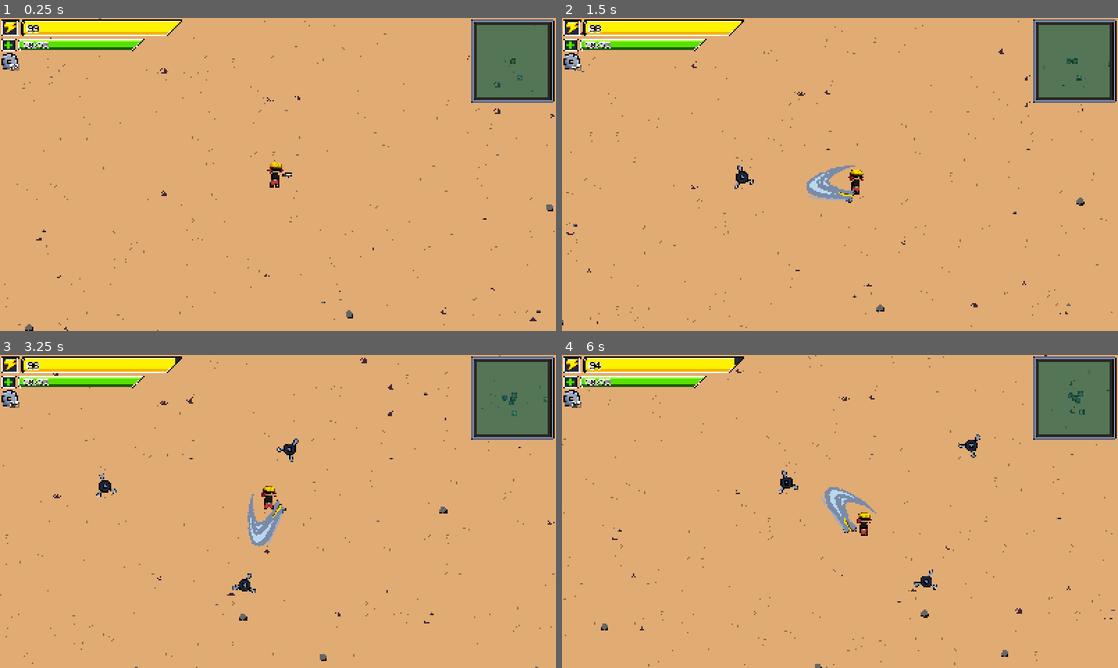
Above: before the commit, frames 1-4 (two rows, left to right).
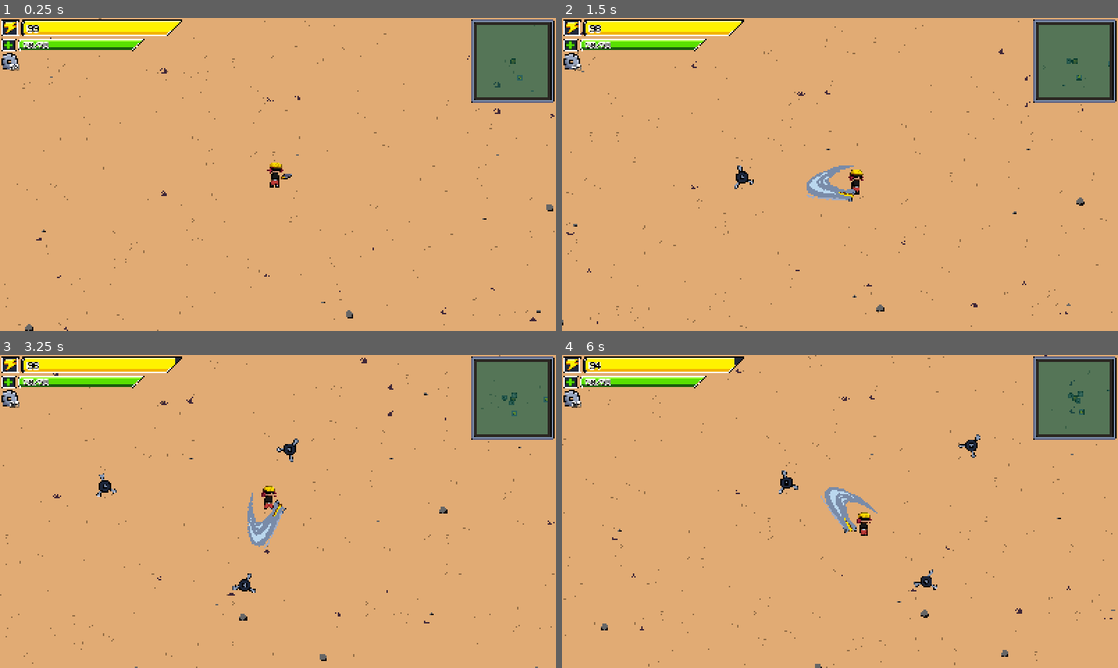
Above: after the commit, the same moments.

Repository: Crash-Out-Engine/NUS-Orbital-2025
Game: Godot game, scene res://scenes/game.tscn
The game is run twice, just before and just after one commit, with the same random seed, the same clock (stepped at 60 frames per second) and the same inputs.
Inputs (mouse positions are in pixels of both pictures, inside the frame that each line leads up to):
- Up to frame 1 (0.25 s): no input
- Up to frame 2 (1.5 s): move the mouse to (962, 158) at 0.52 s; hold D (right) 0.53-1.28 s; hold Shift (add turret) 0.53-1.28 s; right-click (962, 158) at 0.8 s; move the mouse to (728, 190) at 1.27 s; hold S (down) from 1.28 s (still down); right-click (728, 190) at 1.35 s
- Up to frame 3 (3.25 s): click (166, 527) at 1.55 s; move the mouse to (333, 442) at 2.02 s; release S (down) at 2.03 s; press the mouse at (333, 442) at 2.03 s; hold D (right) 2.03-2.78 s; tap Shift (add turret) at 2.3, 2.85 s; move the mouse to (250, 574) at 2.77 s; release the mouse at (250, 574) at 2.78 s; hold W (up) from 2.78 s (still down); right-click (250, 574) at 3.05 s
- Up to frame 4 (6 s): move the mouse to (1006, 558) at 3.52 s; release W (up) at 3.53 s; hold Right mouse button (melee) 3.53-4.28 s; hold A (left) 3.53-5.03 s; click (1006, 558) at 3.8 s; move the mouse to (673, 464) at 4.27 s; click (673, 464) at 4.35 s; tap Shift (add turret) at 4.55 s; move the mouse to (867, 511) at 5.02 s; hold S (down) 5.03-5.78 s; hold Shift (add turret) 5.03-5.78 s; right-click (867, 511) at 5.3 s; move the mouse to (756, 433) at 5.77 s; hold D (right) from 5.78 s (still down); right-click (756, 433) at 5.85 s

The runs differ from the first frame. In frame 1, less than 0.1% of the frame differs, in the area x 50-53%, y 49-52%; in frame 2, less than 0.1%; in frame 3, less than 0.1%; in frame 4, less than 0.1%, in the area x 46-57%, y 42-57%.

Commit message:
feat: allow melee to auto fire with pressed key
- implement melee auto fire according to issue #44
- refactor melee attack
- refactor hand sprites
- fix hand action swapping
- fix bullet generation not matching gun visuals

Diff:
--- a/scenes/player.tscn
+++ b/scenes/player.tscn
@@ -1,9 +1,8 @@
-[gd_scene load_steps=66 format=3 uid="uid://ytw0s5xnqwvt"]
+[gd_scene load_steps=67 format=3 uid="uid://ytw0s5xnqwvt"]
 
 [ext_resource type="Script" uid="uid://c8f8kowfp34yp" path="res://scripts/player_scene/player.gd" id="1_f1ej7"]
 [ext_resource type="Script" uid="uid://cndl5nak0qpxp" path="res://scripts/properties/movement_prop.gd" id="2_g2els"]
 [ext_resource type="Texture2D" uid="uid://dvanyjoqcolwr" path="res://assets/sprites/player_spritesheet.png" id="2_y4r1p"]
-[ext_resource type="Texture2D" uid="uid://d3irto6bnhwwx" path="res://assets/sprites/playergun_spritesheet.png" id="3_d2wvv"]
 [ext_resource type="Script" uid="uid://bg2iinlcp53aa" path="res://scripts/properties/health_prop.gd" id="3_qhqgy"]
 [ext_resource type="Script" uid="uid://wwqkkrfhwiyn" path="res://scripts/components/hitbox_comp.gd" id="4_dqkch"]
 [ext_resource type="Script" uid="uid://cwdm3dvyba0l3" path="res://scripts/properties/ranged_cooldown_prop.gd" id="6_tuyoq"]
@@ -27,6 +26,8 @@
 [ext_resource type="Script" uid="uid://cr0bo4trqg3j1" path="res://scripts/effects/effect_base.gd" id="19_a38lo"]
 [ext_resource type="Script" uid="uid://dve6ix5ogwfw" path="res://scripts/properties/melee_damage_prop.gd" id="19_i4ail"]
 [ext_resource type="Script" uid="uid://2fh28xow6f1j" path="res://scripts/effects/health_effect.gd" id="20_4ni07"]
+[ext_resource type="Texture2D" uid="uid://qffoquvsdmfp" path="res://assets/sprites/playerhand_spritesheet.png" id="22_pf23h"]
+[ext_resource type="Texture2D" uid="uid://cai86xvs48gye" path="res://assets/sprites/gunblast_spritesheet.png" id="23_pf23h"]
 
 [sub_resource type="CapsuleShape2D" id="CapsuleShape2D_g2els"]
 radius = 5.0
@@ -86,6 +87,34 @@
 "update": 1,
 "values": [false, true, false]
 }
+tracks/4/type = "method"
+tracks/4/imported = false
+tracks/4/enabled = true
+tracks/4/path = NodePath("../Properties/MeleeCooldownProp")
+tracks/4/interp = 1
+tracks/4/loop_wrap = true
+tracks/4/keys = {
+"times": PackedFloat32Array(0.3),
+"transitions": PackedFloat32Array(1),
+"values": [{
+"args": [],
+"method": &"do_melee"
+}]
+}
+tracks/5/type = "method"
+tracks/5/imported = false
+tracks/5/enabled = true
+tracks/5/path = NodePath("../Properties/MeleeCooldownProp2")
+tracks/5/interp = 1
+tracks/5/loop_wrap = true
+tracks/5/keys = {
+"times": PackedFloat32Array(0.3),
+"transitions": PackedFloat32Array(1),
+"values": [{
+"args": [],
+"method": &"do_melee"
+}]
+}
 
 [sub_resource type="AnimationLibrary" id="AnimationLibrary_l71n6"]
 _data = {
@@ -222,60 +251,60 @@
 "speed": 12.0
 }]
 
-[sub_resource type="AtlasTexture" id="AtlasTexture_4ni07"]
-atlas = ExtResource("3_d2wvv")
-region = Rect2(15, 0, 15, 9)
-
-[sub_resource type="AtlasTexture" id="AtlasTexture_l71n6"]
-atlas = ExtResource("3_d2wvv")
-region = Rect2(30, 0, 15, 9)
-
-[sub_resource type="AtlasTexture" id="AtlasTexture_ke2ow"]
-atlas = ExtResource("3_d2wvv")
-region = Rect2(45, 0, 15, 9)
-
-[sub_resource type="AtlasTexture" id="AtlasTexture_ujl30"]
-atlas = ExtResource("3_d2wvv")
-region = Rect2(60, 0, 15, 9)
-
-[sub_resource type="AtlasTexture" id="AtlasTexture_31cv2"]
-atlas = ExtResource("3_d2wvv")
-region = Rect2(0, 0, 15, 9)
-
-[sub_resource type="AtlasTexture" id="AtlasTexture_pf23h"]
-atlas = ExtResource("3_d2wvv")
-region = Rect2(9, 9, 64, 47)
-
 [sub_resource type="AtlasTexture" id="AtlasTexture_dt7fs"]
-atlas = ExtResource("3_d2wvv")
-region = Rect2(73, 9, 64, 47)
+atlas = ExtResource("22_pf23h")
+region = Rect2(0, 46, 64, 46)
 
 [sub_resource type="AtlasTexture" id="AtlasTexture_wqfne"]
-atlas = ExtResource("3_d2wvv")
-region = Rect2(9, 56, 64, 47)
+atlas = ExtResource("22_pf23h")
+region = Rect2(0, 92, 64, 46)
 
 [sub_resource type="AtlasTexture" id="AtlasTexture_wnwbv"]
-atlas = ExtResource("3_d2wvv")
-region = Rect2(73, 56, 64, 47)
+atlas = ExtResource("22_pf23h")
+region = Rect2(0, 138, 64, 46)
 
 [sub_resource type="AtlasTexture" id="AtlasTexture_gl8cc"]
-atlas = ExtResource("3_d2wvv")
-region = Rect2(0, 9, 9, 18)
+atlas = ExtResource("22_pf23h")
+region = Rect2(0, 184, 64, 46)
+
+[sub_resource type="AtlasTexture" id="AtlasTexture_jc3p3"]
+atlas = ExtResource("22_pf23h")
+region = Rect2(0, 0, 64, 46)
+
+[sub_resource type="AtlasTexture" id="AtlasTexture_4gjji"]
+atlas = ExtResource("22_pf23h")
+region = Rect2(64, 46, 64, 46)
+
+[sub_resource type="AtlasTexture" id="AtlasTexture_u2ulf"]
+atlas = ExtResource("22_pf23h")
+region = Rect2(64, 92, 64, 46)
+
+[sub_resource type="AtlasTexture" id="AtlasTexture_6e8lb"]
+atlas = ExtResource("22_pf23h")
+region = Rect2(64, 138, 64, 46)
+
+[sub_resource type="AtlasTexture" id="AtlasTexture_2gdjj"]
+atlas = ExtResource("22_pf23h")
+region = Rect2(64, 184, 64, 46)
+
+[sub_resource type="AtlasTexture" id="AtlasTexture_sc3ue"]
+atlas = ExtResource("22_pf23h")
+region = Rect2(64, 0, 64, 46)
 
 [sub_resource type="SpriteFrames" id="SpriteFrames_pf23h"]
 animations = [{
 "frames": [{
 "duration": 1.0,
-"texture": SubResource("AtlasTexture_4ni07")
-}, {
-"duration": 1.0,
-"texture": SubResource("AtlasTexture_l71n6")
-}, {
-"duration": 1.0,
-"texture": SubResource("AtlasTexture_ke2ow")
-}, {
-"duration": 1.0,
-"texture": SubResource("AtlasTexture_ujl30")
+"texture": SubResource("AtlasTexture_dt7fs")
+}, {
+"duration": 1.0,
+"texture": SubResource("AtlasTexture_wqfne")
+}, {
+"duration": 1.0,
+"texture": SubResource("AtlasTexture_wnwbv")
+}, {
+"duration": 1.0,
+"texture": SubResource("AtlasTexture_gl8cc")
 }],
 "loop": false,
 "name": &"gun_fire",
@@ -283,7 +312,7 @@
 }, {
 "frames": [{
 "duration": 1.0,
-"texture": SubResource("AtlasTexture_31cv2")
+"texture": SubResource("AtlasTexture_jc3p3")
 }],
 "loop": false,
 "name": &"gun_idle",
@@ -291,16 +320,16 @@
 }, {
 "frames": [{
 "duration": 1.0,
-"texture": SubResource("AtlasTexture_pf23h")
-}, {
-"duration": 1.0,
-"texture": SubResource("AtlasTexture_dt7fs")
-}, {
-"duration": 1.0,
-"texture": SubResource("AtlasTexture_wqfne")
-}, {
-"duration": 1.0,
-"texture": SubResource("AtlasTexture_wnwbv")
+"texture": SubResource("AtlasTexture_4gjji")
+}, {
+"duration": 1.0,
+"texture": SubResource("AtlasTexture_u2ulf")
+}, {
+"duration": 1.0,
+"texture": SubResource("AtlasTexture_6e8lb")
+}, {
+"duration": 1.0,
+"texture": SubResource("AtlasTexture_2gdjj")
 }],
 "loop": false,
 "name": &"melee_fire",
@@ -308,7 +337,7 @@
 }, {
 "frames": [{
 "duration": 1.0,
-"texture": SubResource("AtlasTexture_gl8cc")
+"texture": SubResource("AtlasTexture_sc3ue")
 }],
 "loop": false,
 "name": &"melee_idle",
@@ -316,16 +345,16 @@
 }]
 
 [sub_resource type="AtlasTexture" id="AtlasTexture_487ah"]
-atlas = ExtResource("3_d2wvv")
-region = Rect2(89, 0, 15, 5)
+atlas = ExtResource("23_pf23h")
+region = Rect2(0, 0, 15, 7)
 
 [sub_resource type="AtlasTexture" id="AtlasTexture_md1ol"]
-atlas = ExtResource("3_d2wvv")
-region = Rect2(104, 0, 15, 5)
+atlas = ExtResource("23_pf23h")
+region = Rect2(15, 0, 15, 7)
 
 [sub_resource type="AtlasTexture" id="AtlasTexture_bj30b"]
-atlas = ExtResource("3_d2wvv")
-region = Rect2(119, 0, 15, 5)
+atlas = ExtResource("23_pf23h")
+region = Rect2(30, 0, 15, 7)
 
 [sub_resource type="SpriteFrames" id="SpriteFrames_jc3p3"]
 animations = [{
@@ -406,8 +435,9 @@
 script = ExtResource("4_dqkch")
 team = 1
 
-[node name="RangedComp" type="Node2D" parent="Components" node_paths=PackedStringArray("barrel", "ranged_cooldown")]
+[node name="RangedComp" type="Node2D" parent="Components" node_paths=PackedStringArray("player", "barrel", "ranged_cooldown")]
 script = ExtResource("7_smehm")
+player = NodePath("../..")
 active = true
 barrel = NodePath("Barrel")
 ranged_cooldown = NodePath("../../Properties/RangedCooldownProp")
@@ -471,7 +501,7 @@
 [node name="GunSprite" type="AnimatedSprite2D" parent="Visuals"]
 sprite_frames = SubResource("SpriteFrames_pf23h")
 animation = &"gun_fire"
-offset = Vector2(14.5, 1.5)
+offset = Vector2(28.5, 1.5)
 
 [node name="GunBlastSprite" type="AnimatedSprite2D" parent="Visuals/GunSprite"]
 sprite_frames = SubResource("SpriteFrames_jc3p3")
--- a/scripts/components/ranged_player_comp.gd
+++ b/scripts/components/ranged_player_comp.gd
@@ -1,11 +1,14 @@
 class_name RangedPlayerComp
 extends RangedBaseComp
+
+@export var player : Player
 
 const _BULLET_SCENE = preload("res://scenes/bullet.tscn")
 
 
 func _physics_process(_delta: float) -> void:
-	look_at(get_global_mouse_position())
+	if !player.hand_locked:
+		look_at(get_global_mouse_position())
 
 	if !active or !ranged_cooldown.can_ranged():
 		return
--- a/scripts/game_scene/ui/hud_map.gd
+++ b/scripts/game_scene/ui/hud_map.gd
@@ -31,7 +31,7 @@
 	if node is Turret:
 		icon.frame = 0
 		icon.set_map([-1, Turret.State.PLANNED, Turret.State.OPERATIONAL], [0, 3, 4])
-		node.state_changed.connect(func(from, to): icon.swap_icon(to))
+		node.state_changed.connect(func(_from, to): icon.swap_icon(to))
 		return icon
 	return null
 
--- a/scripts/game_scene/ui/map_icon.gd
+++ b/scripts/game_scene/ui/map_icon.gd
@@ -9,7 +9,6 @@
 	output_map = o
 
 func swap_icon(value) -> void:
-	print(value)
 	for i in range(1, input_map.size()):
 		if input_map[i] == value:
 			frame = output_map[i]
--- a/scripts/player_scene/player.gd
+++ b/scripts/player_scene/player.gd
@@ -12,7 +12,8 @@
 	HOLDING_GUN,
 	FIRING_GUN,
 	HOLDING_WRENCH,
-	FIRING_WRENCH
+	FIRING_WRENCH,
+	PLANNING_WRENCH
 }
 
 const KNOCKBACK_DURATION = 0.5
@@ -28,6 +29,7 @@
 @export var melee_cooldown: MeleeCooldownProp
 
 var hand_action = Hand.HOLDING_GUN
+var hand_locked: bool = false
 var direction: Callable = func(_delta: float) -> Vector2:
 	return Vector2(
 		Input.get_axis("left", "right"),
@@ -60,23 +62,37 @@
 
 
 func _physics_process(_delta: float) -> void:
-	if Input.is_action_just_pressed("shoot"):
-		if (hand_action == Hand.HOLDING_GUN):
+	if Input.is_action_pressed("shoot"):
+		if hand_action == Hand.HOLDING_GUN:
 			hand_action = Hand.FIRING_GUN
 			ranged.active = true
 
 	if Input.is_action_just_released("shoot"):
-		ranged.active = false
-		hand_action = Hand.HOLDING_GUN
+		if hand_action == Hand.FIRING_GUN:
+			ranged.active = false
+			hand_action = Hand.HOLDING_GUN
 
 	if Input.is_action_just_pressed("melee"):
 		if hand_action == Hand.HOLDING_GUN and melee_cooldown.can_melee():
 			hand_action = Hand.FIRING_WRENCH
 			melee_player.play("melee_attack")
 			visuals.play_melee_fire()
+			hand_locked = true
+
+	if Input.is_action_pressed("melee"):
+		if (hand_action == Hand.HOLDING_WRENCH or hand_action == Hand.HOLDING_GUN) and melee_cooldown.can_melee():
+			melee_player.play("melee_attack")
+			visuals.play_melee_fire()
+			hand_locked = true
+
+	if Input.is_action_just_released("melee"):
+		if !hand_locked and hand_action == Hand.HOLDING_WRENCH:
+			hand_action = Hand.HOLDING_GUN
 
 	if Input.is_action_just_pressed("add turret"):
-		hand_action = Hand.HOLDING_WRENCH
+		hand_action = Hand.PLANNING_WRENCH
+		ranged.active = false
+		hand_locked = false
 		current_turret = _TURRET_SCENE.instantiate()
 		current_turret.global_position = get_global_mouse_position()
 		current_turret.player = self
@@ -133,4 +149,8 @@
 	knockback = KNOCKBACK_AMOUNT
 
 func _on_visuals_melee_finished() -> void:
-	hand_action = Hand.HOLDING_GUN
+	if Input.is_action_pressed("melee"):
+		hand_action = Hand.HOLDING_WRENCH
+	else:
+		hand_action = Hand.HOLDING_GUN
+	hand_locked = false
--- a/scripts/player_scene/visuals.gd
+++ b/scripts/player_scene/visuals.gd
@@ -39,18 +39,21 @@
 			player_sprite.modulate.v = 1
 
 	# gun_sprite processes
-	if !hand_locked:
+	if !player.hand_locked:
 		gun_sprite.look_at(get_global_mouse_position())
 		gun_sprite.scale.y = -1 if get_global_mouse_position().x < player_ranged.global_position.x else 1
 
 
 func _physics_process(_delta: float) -> void:
+	if Input.is_action_just_released("melee"):
+		if !player.hand_locked and gun_sprite.animation == "melee_idle" and player.hand_action == player.Hand.HOLDING_WRENCH:
+			gun_sprite.play("gun_idle")
+
 	if Input.is_action_just_pressed("add turret"):
 		gun_sprite.play("melee_idle")
 
 	if Input.is_action_just_released("add turret"):
 		gun_sprite.play("gun_idle")
-
 
 func play_gun_fire(_bullet):
 	gun_sprite.sprite_frames.set_animation_speed("gun_fire", 4.0 / player_ranged.ranged_cooldown.value)
@@ -59,11 +62,9 @@
 
 
 func play_melee_fire():
-	player_melee.look_at(get_global_mouse_position())
-	player_repair.look_at(get_global_mouse_position())
-	gun_sprite.offset.x = 28.5 # HACK: prefer to adjust sprite offset in spritesheet instead
+	player_melee.rotation = gun_sprite.rotation
+	player_repair.rotation = gun_sprite.rotation
 	gun_sprite.play("melee_fire")
-	hand_locked = true
 
 
 func play_bleed(_new_ratio):
@@ -72,7 +73,8 @@
 
 func _on_gun_sprite_animation_finished() -> void:
 	if gun_sprite.animation == "melee_fire":
-		gun_sprite.play("gun_idle")
+		if Input.is_action_pressed("melee"):
+			gun_sprite.play("melee_idle")
+		else:
+			gun_sprite.play("gun_idle")
 		melee_finished.emit()
-		gun_sprite.offset.x = 14.5 # HACK: prefer to adjust sprite offset in spritesheet instead
-		hand_locked = false
Binary file added: assets/sprites/gunblast_spritesheet.png
Not shown, added: assets/sprites/gunblast_spritesheet.png.import
Binary file added: assets/sprites/playerhand_spritesheet.png
Not shown, added: assets/sprites/playerhand_spritesheet.png.import
